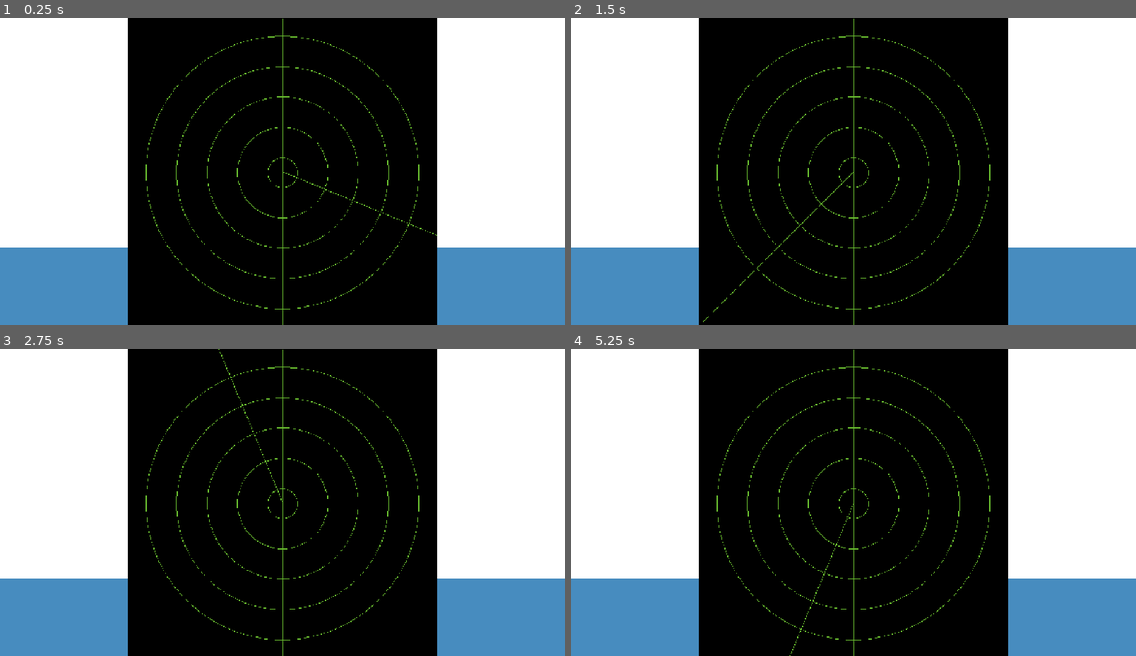
Above: before the commit, frames 1-4 (two rows, left to right).
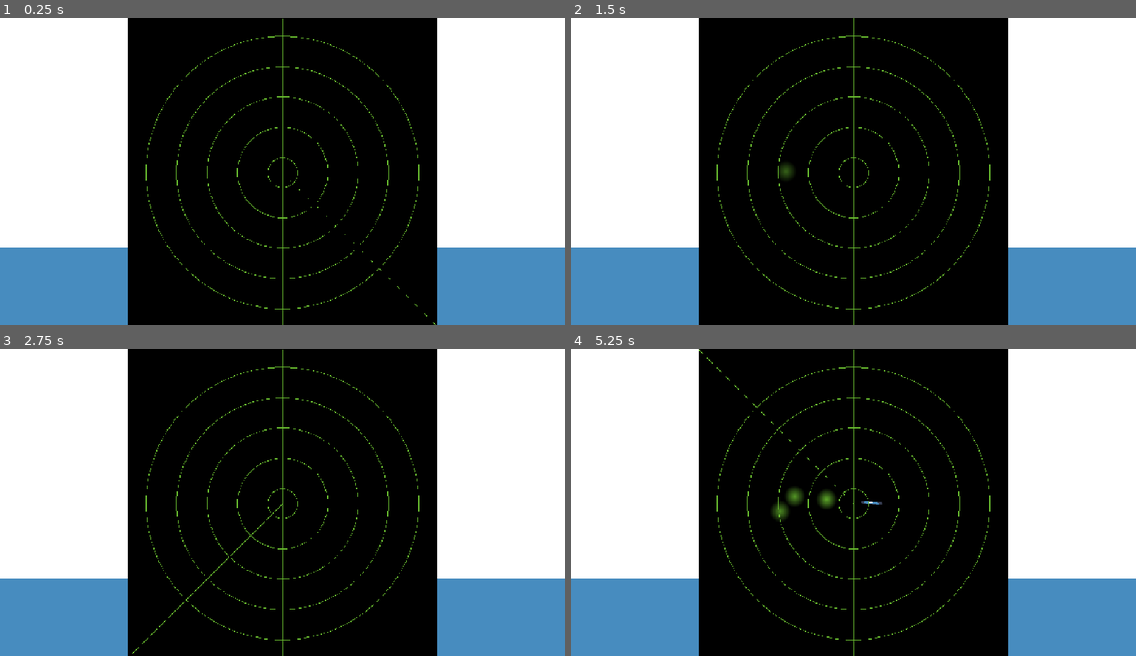
Above: after the commit, the same moments.

Repository: AJISGit/Ludum-Dare-60-Game
Game: Godot game, scene res://scenes/main_scene.tscn
Same seed, same stepped clock (60 frames per second), same inputs: the game is played once before the commit and once after it. The engine's default icon, where the game draws it, is replaced by a stand-in: a white triangle on a blue panel in a dark square.
Inputs:
- Up to frame 1 (0.25 s): no input
- Up to frame 2 (1.5 s): hold D (phys_sub_right) 0.53-1.28 s; hold S (phys_sub_down) from 1.28 s (still down)
- Up to frame 3 (2.75 s): release S (phys_sub_down) at 2.03 s; hold D (phys_sub_right) from 2.03 s (still down)
- Up to frame 4 (5.25 s): release D (phys_sub_right) at 2.78 s; hold W (phys_sub_up) 2.78-3.53 s; tap Enter at 3.5 s; hold A (phys_sub_left) 3.53-5.03 s; hold S (phys_sub_down) from 5.03 s (still down)

The runs differ from the first frame. In frame 1, less than 0.1% of the frame differs, in the area x 50-78%, y 50-100%; in frame 2, 0.2%; in frame 3, 0.1%; in frame 4, 0.5%, in the area x 22-56%, y 0-100%.

Commit message:
Worst commit ever

Diff:
--- a/scenes/game_world.tscn
+++ b/scenes/game_world.tscn
@@ -16,7 +16,6 @@
 
 [node name="PhysicalSub" parent="." unique_id=25893487 instance=ExtResource("2_0vfqx")]
 unique_name_in_owner = true
-visible = false
 modulate = Color(18.892157, 18.892157, 18.892157, 1)
 position = Vector2(478, 334)
 scale = Vector2(0.05, 0.05)
@@ -25,11 +24,10 @@
 [node name="Camera2D" type="Camera2D" parent="PhysicalSub" unique_id=1970256948]
 
 [node name="Enemy" parent="." unique_id=386252729 instance=ExtResource("3_ywgp6")]
+visible = false
 modulate = Color(18.892157, 18.892157, 18.892157, 1)
-position = Vector2(-1144, -2014)
+position = Vector2(262, 300.99994)
 scale = Vector2(0.1, 0.1)
-
-[node name="CanvasLayer" type="CanvasLayer" parent="." unique_id=1077814324]
 
 [node name="SonarSpinnyThing2" parent="." unique_id=1157046897 instance=ExtResource("4_0vfqx")]
 position = Vector2(300, 302)
--- a/scenes/physical_sub.tscn
+++ b/scenes/physical_sub.tscn
@@ -15,6 +15,7 @@
 shape = SubResource("RectangleShape2D_plsu0")
 
 [node name="Icon" type="Sprite2D" parent="." unique_id=316176606]
+visible = false
 position = Vector2(4, -7)
 texture = ExtResource("2_ruc46")
 
--- a/scenes/sonar_blip.tscn
+++ b/scenes/sonar_blip.tscn
@@ -1,14 +1,13 @@
 [gd_scene format=3 uid="uid://ef5ejo5nxlss"]
 
-[ext_resource type="Texture2D" uid="uid://svfcp6cv4r2s" path="res://icon.svg" id="1_fi0gf"]
+[ext_resource type="Texture2D" uid="uid://ccg7bqibbj3ef" path="res://sprites/SonarBlip.png" id="1_fi0gf"]
 [ext_resource type="Script" uid="uid://2uf8b4ig0ydt" path="res://scripts/radar_blip.gd" id="2_0dl35"]
 
-[node name="SonarBlip" type="Sprite2D" unique_id=706484526 node_paths=PackedStringArray("die_timer")]
+[node name="SonarBlip" type="Sprite2D" unique_id=706484526]
 texture = ExtResource("1_fi0gf")
 script = ExtResource("2_0dl35")
-die_timer = NodePath("Timer")
+die_speed = 1.0
 metadata/_custom_type_script = "uid://2uf8b4ig0ydt"
 
 [node name="Timer" type="Timer" parent="." unique_id=798933506]
 wait_time = 0.1
-autostart = true
--- a/scripts/radar_blip.gd
+++ b/scripts/radar_blip.gd
@@ -2,12 +2,27 @@
 extends Sprite2D
 
 
-@export var die_timer: Timer
+@export var die_speed: float = 100.0
+var camera: Camera2D
+var og_pos: Vector2
+var og_trans: Transform2D
+var plr: PhysicalSub
+var distance: float
+var node2d_thing: Node2D
 
 
-func _ready() -> void:
+func setup():
+	distance = position.distance_to(plr.position)
+	node2d_thing = Node2D.new()
+	plr.add_child(node2d_thing)
+	node2d_thing.global_position = global_position
 
-	die_timer.connect("timeout", _on_die_timer_timeout)
 
-func _on_die_timer_timeout():
-	queue_free()
+func _process(delta: float) -> void:
+
+	modulate.a -= die_speed * delta
+	position = node2d_thing.global_position
+
+	if (modulate.a <= 0):
+		node2d_thing.queue_free()
+		queue_free()
--- a/scripts/sonar_spinny_thing.gd
+++ b/scripts/sonar_spinny_thing.gd
@@ -12,20 +12,23 @@
 
 func _process(delta: float) -> void:
 	position = %PhysicalSub.position
-	#position.x += 601
-	rotation_degrees += 90 * delta
+	position.y += 2
+	rotation_degrees += 180 * delta
 
 func spawn_blip(pos: Vector2):
 
 	var blip: SonarBlip = BLIP_RESOURCE.instantiate()
 	blip.position = pos
-	$"..".add_child(blip)
+	blip.og_pos = pos
+	blip.og_trans = blip.transform
+	blip.camera = %PhysicalSub/Camera2D
+	blip.plr = %PhysicalSub
+	blip.setup()
+	$"../".add_child(blip)
 
 func _on_area_entered(area: Area2D) -> void:
-	spawn_blip(area.global_position)
-	print("I saw that: " + area.name)
+	spawn_blip(area.position)
 
 func _on_body_entered(body: Node2D) -> void:
 	if (body.name == "PhysicalSub"): return
-	spawn_blip(body.global_position)
-	print("I saw that: " + body.name)
+	spawn_blip(body.position)
Binary file added: sprites/SonarBlip.png
Not shown, added: sprites/SonarBlip.png.import
